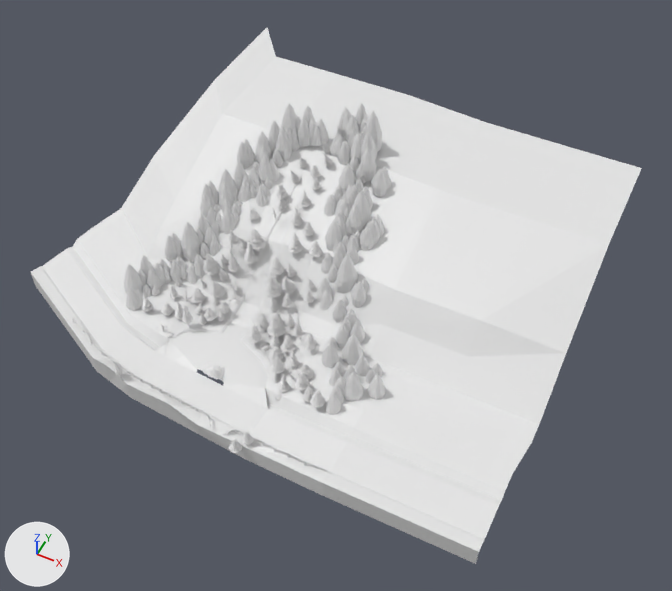
Renders of the glTF model asset_src/models/bottom.glb from each side of a commit.
Camera for both pictures: a 50 mm camera at (152.0, -203.0, 308.0) aimed at (31.0, 40.0, 5.0). Arrows for +X, +Y and +Z are at lower left; the lights stay in place. Where no turn or scale is listed for an object, it has been applied to the vertices. Vertices at the same position are counted once.

The older version as bpy lines, for what is in view:
```python
me_plane = bpy.data.meshes.new('Plane')
me_plane.from_pydata(...)  # 393 vertices, 717 faces; spans x -100.0..132.0, y -46.0..169.0, z -9.0..42.0
ob_plane = bpy.data.objects.new('Plane', me_plane)
ob_plane.location = (-0.3, -0.3, 0.0)
```
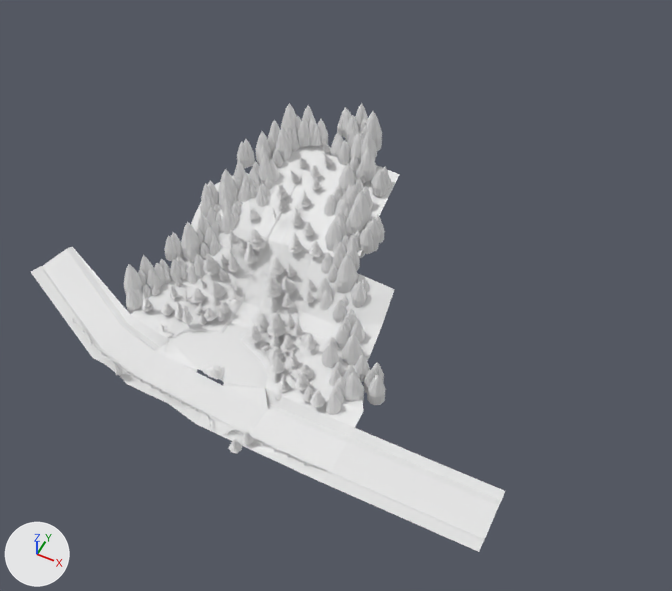
Location of each change, [x1, y1, x2, y2] in pixels of the pictures (672 x 591 px):
'Plane', reshaped (22% narrower, 24% shorter): before [31, 28, 642, 564]; after [31, 145, 505, 552]
part 1 of me_plane, deleted: before [31, 28, 642, 564]

Patch to the scene script:
```diff
--- a/asset_src/models/bottom.glb.py
+++ b/asset_src/models/bottom.glb.py
@@ me_plane @@
 # used by ob_plane; location = (-0.3, -0.3, 0.0)
-me_plane.from_pydata(...)  # 393 vertices, 717 faces; spans x -100.0..132.0, y -46.0..169.0, z -9.0..42.0
+me_plane.from_pydata(...)  # 328 vertices, 594 faces; spans x -100.0..130.0, y -46.0..89.0, z -4.0..42.0
+# me_plane part 1
+# 65 vertices are removed from x -100.0..132.0, y -46.0..169.0, z -9.0..42.0
+# 123 faces are deleted
```
